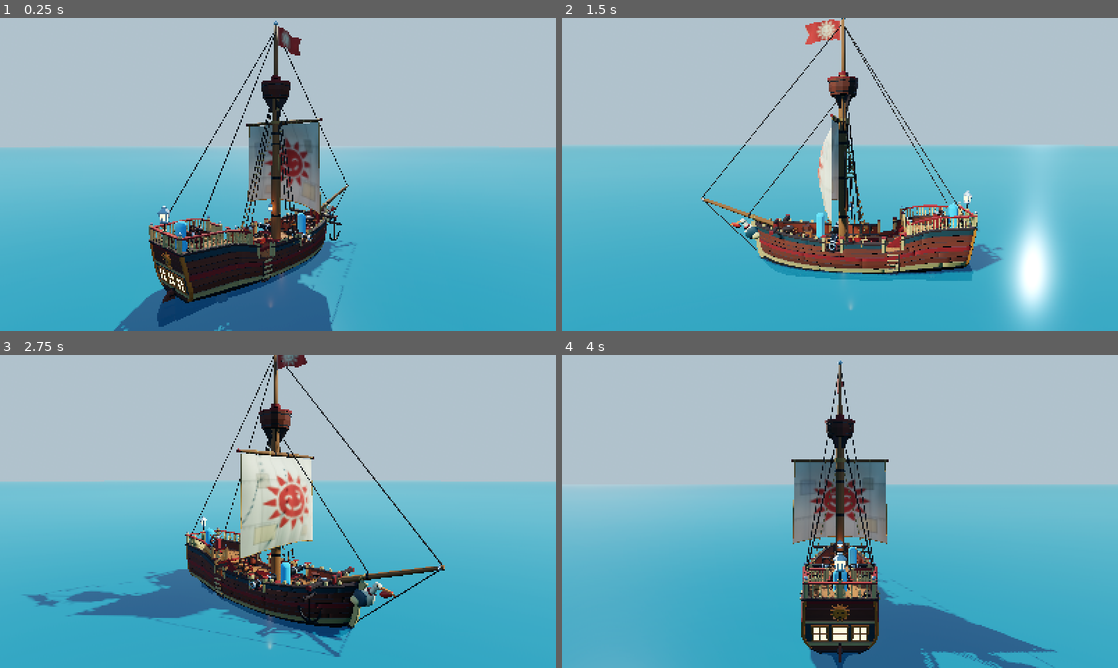
Above: before the commit, frames 1-4 (two rows, left to right).
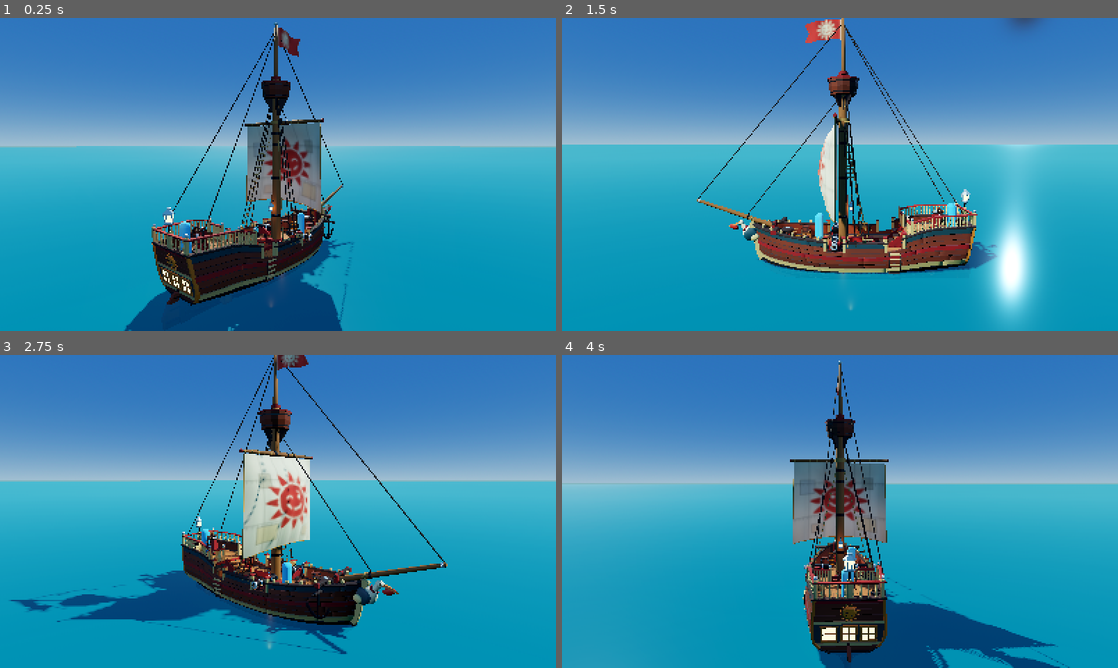
Above: after the commit, the same moments.

Repository: LeviticusFigglebottom/SeaOfScoundrels
Game: Godot game, scene res://scenes/showcase/shipart_showcase.tscn
The game is run twice, just before and just after one commit, with the same random seed, the same clock (stepped at 60 frames per second) and the same inputs. This scene is started directly instead of the project's main scene.
Inputs (mouse positions are in pixels of both pictures, inside the frame that each line leads up to):
- Up to frame 1 (0.25 s): no input
- Up to frame 2 (1.5 s): move the mouse to (962, 158) at 0.52 s; hold D (move_right) 0.53-1.28 s; tap Q (command_wheel) at 0.6 s; click (962, 158) at 0.67 s; tap Space (jump) at 0.77 s; move the mouse to (728, 190) at 1.27 s; hold S (move_back) from 1.28 s (still down); tap F (interact) at 1.35 s
- Up to frame 3 (2.75 s): tap Space (jump) at 1.52 s; move the mouse to (333, 442) at 2.02 s; release S (move_back) at 2.03 s; hold D (move_right) from 2.03 s (still down); tap E (item_next) at 2.1 s
- Up to frame 4 (4 s): move the mouse to (812, 574) at 2.77 s; release D (move_right) at 2.78 s; hold W (move_forward) 2.78-3.53 s; tap Tab (item_radial) at 2.85 s; click (812, 574) at 2.92 s; tap Space (jump) at 3.02, 3.77 s; move the mouse to (1006, 558) at 3.52 s; hold A (move_left) from 3.53 s (still down); tap X (leave_station) at 3.6 s

The runs differ from the first frame. In frame 1, 91% of the frame differs, in the area x 0-100%, y 0-100%; in frame 2, 91%; in frame 3, 91%; in frame 4, 93%.

Commit message:
Sloop: fix cannon cheeks, hold floor edge, hatch coaming, showcase sky

Diff:
--- a/scenes/showcase/shipart_showcase.gd
+++ b/scenes/showcase/shipart_showcase.gd
@@ -99,6 +99,8 @@
 	sky_mat.ground_bottom_color = Color(0.05, 0.22, 0.3)
 	sky_mat.ground_horizon_color = Color(0.5, 0.75, 0.82)
 	sky_mat.sun_angle_max = 12.0
+	sky_mat.sky_curve = 0.06
+	sky_mat.ground_curve = 0.05
 	var sky := Sky.new()
 	sky.sky_material = sky_mat
 	var env := Environment.new()
@@ -114,7 +116,7 @@
 	env.glow_enabled = true
 	env.glow_intensity = 0.35
 	env.glow_hdr_threshold = 1.3
-	env.fog_enabled = true
+	env.fog_enabled = false
 	env.fog_light_color = Color(0.7, 0.82, 0.9)
 	env.fog_density = 0.00025
 	var we := WorldEnvironment.new()
@@ -140,7 +142,7 @@
 	pm.size = Vector2(6000, 6000)
 	mi.mesh = pm
 	var m := StandardMaterial3D.new()
-	m.albedo_color = Color(0.06, 0.42, 0.5, 0.82)
+	m.albedo_color = Color(0.03, 0.45, 0.52, 0.8)
 	m.transparency = BaseMaterial3D.TRANSPARENCY_ALPHA
 	m.roughness = 0.12
 	m.metallic = 0.2
@@ -160,8 +162,8 @@
 	add_child(mi)
 
 func _process(delta: float) -> void:
+	_update_camera()
 	t += delta
-	_update_camera()
 
 func _look(from: Vector3, to: Vector3, fov := 70.0) -> void:
 	cam.fov = fov
@@ -185,14 +187,16 @@
 			var eye2 := Vector3(0.0, 2.0 + 1.62, 6.0)
 			_look(eye2, eye2 + Vector3(sin(yaw2), -0.3, -cos(yaw2)), 80.0)
 		"hold":
-			var eye3 := Vector3(-0.35, -0.6 + 1.5, 4.3)
+			# first half: standing in the stern nook looking forward past the map table;
+			# second half: crouched by the mast looking aft at the table and stern windows
+			var eye3 := Vector3(-0.3, -0.6 + 1.6, 4.9)
 			if f < 0.5:
-				var y3 := lerpf(-0.5, 0.5, f * 2.0)
-				_look(eye3, eye3 + Vector3(sin(y3), -0.18, -cos(y3)), 85.0)
+				var y3 := lerpf(-0.45, 0.45, f * 2.0)
+				_look(eye3, eye3 + Vector3(sin(y3), -0.3, -cos(y3)), 85.0)
 			else:
-				var eye4 := Vector3(0.5, -0.6 + 1.3, -2.2)
-				var y4 := lerpf(-0.5, 0.5, f * 2.0 - 1.0)
-				_look(eye4, eye4 + Vector3(sin(y4), -0.1, cos(y4)), 85.0)
+				var eye4 := Vector3(0.9, -0.6 + 1.25, -0.2)
+				var y4 := lerpf(-0.6, 0.3, f * 2.0 - 1.0)
+				_look(eye4, eye4 + Vector3(sin(y4), -0.12, cos(y4)), 85.0)
 		"bow":
 			_look(Vector3(lerpf(5.5, -5.5, f), 3.2, -12.0), Vector3(0, 2.3, -7.0), 50.0)
 		"stern":
Binary file changed: assets/generated/ship/sloop.glb
Binary file changed: assets/generated/ship/sloop_sloop_flag.png
Not shown, changed: assets/generated/ship/sloop_sloop_flag.png.import
Binary file changed: assets/generated/ship/sloop_sloop_sail.png
Not shown, changed: assets/generated/ship/sloop_sloop_sail.png.import
